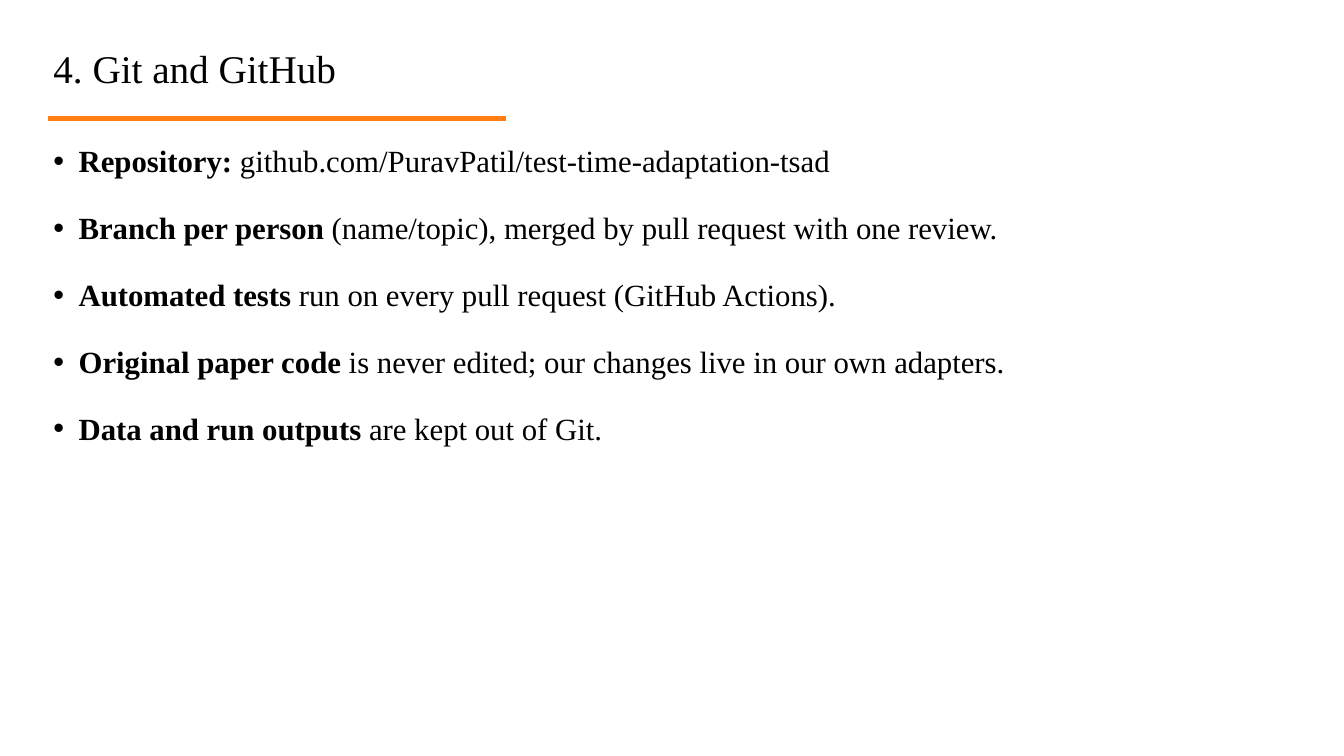
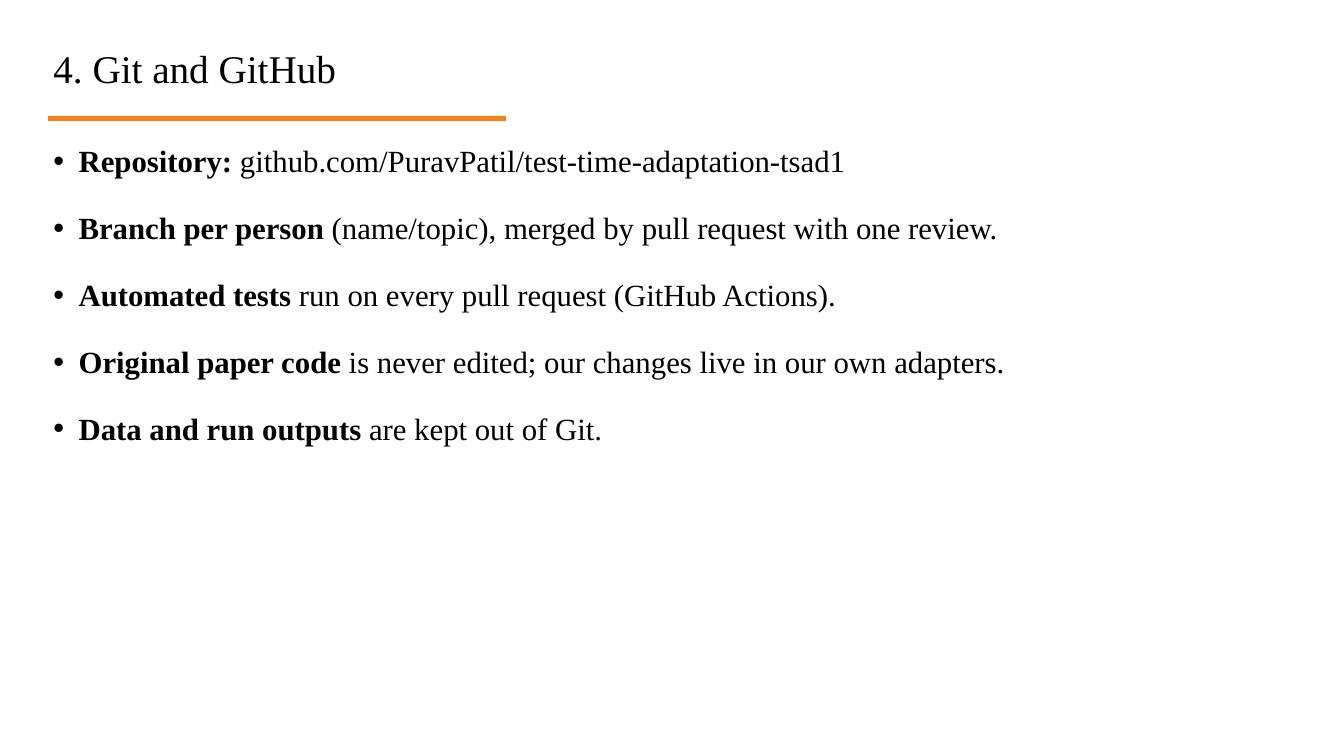
Before and after one commit to PuravPatil/test-time-adaptation-tsad1, a slide deck: slide 24 of docs/Phase_2_-_Group_2.pptx. Drawn at 1344x756 pixels with LibreOffice and Linux fonts; fonts in the diff are those of the drawing; background and template pictures are left out. Boxes give left, top, right and bottom in pixels: in the first picture for what was removed or moved away, otherwise in the second. Text is boxed around its words. In the diff, an @@ line names an element or a change of style, - is before the commit and + after.

```diff
--- a/docs/Phase_2_-_Group_2.pptx
+++ b/docs/Phase_2_-_Group_2.pptx
@@ text at (79,150,845,178): text changed @@
-• Repository: github.com/PuravPatil/test-time-adaptation-tsad
+• Repository: github.com/PuravPatil/test-time-adaptation-tsad1
```
Also in this commit, not shown: 1 other file.
